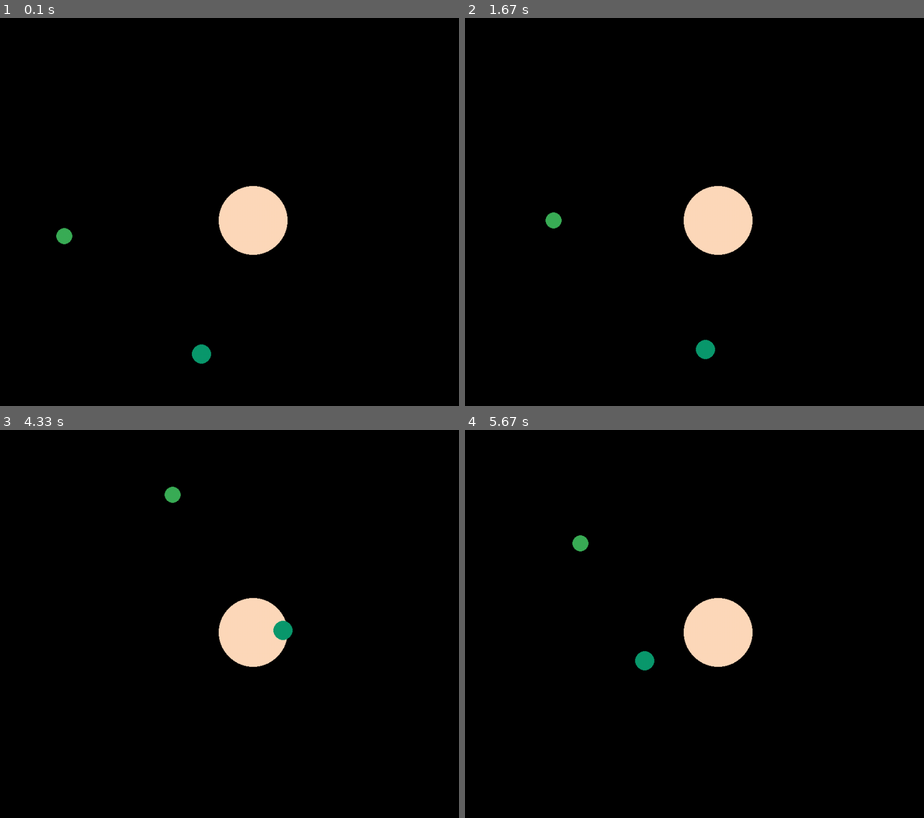
Above: before the commit, frames 1-4 (two rows, left to right).
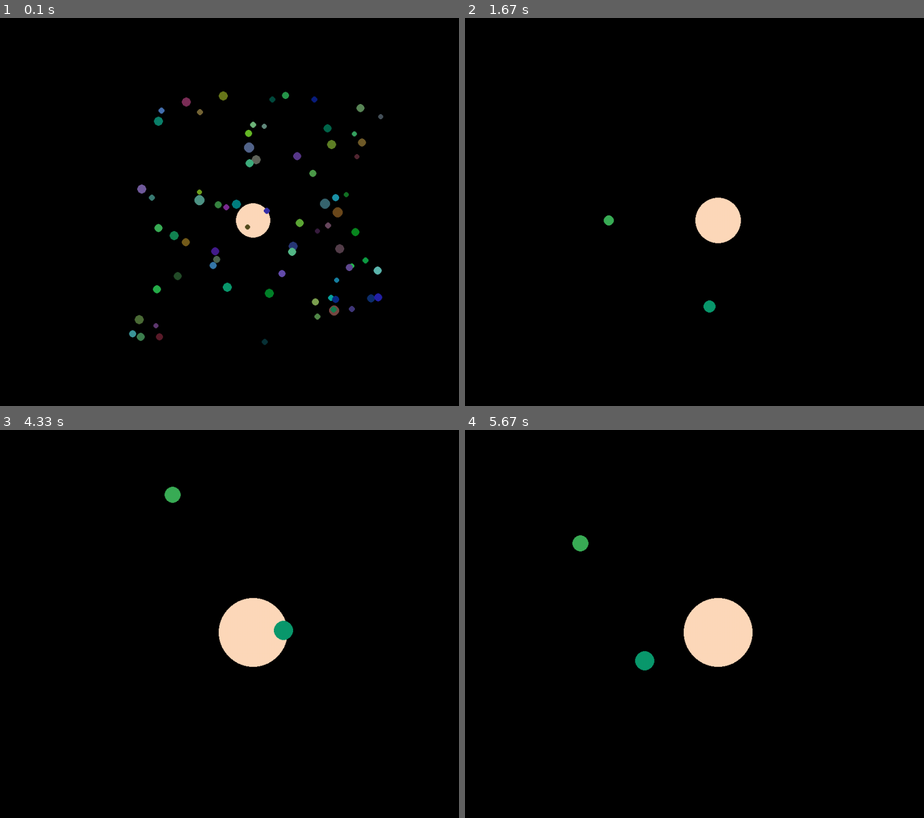
Above: after the commit, the same moments.

Repository: JacobHutch/Sketches
Game: pygame game, started from 2020-09-15-ProceduralSpace/Main.py
Same seed, same stepped clock (60 frames per second), same inputs: the game is played once before the commit and once after it.
Inputs:
- Up to frame 1 (0.1 s): no input
- Up to frame 2 (1.67 s): tap I at 0.33 s
- Up to frame 3 (4.33 s): tap I at 1.67, 2.07, 2.37, 2.57 s
- Up to frame 4 (5.67 s): no input

The runs differ from the first frame. In frame 1, 3.7% of the frame differs, in the area x 12-84%, y 18-90%; in frame 2, 1.6%; in frame 3, less than 0.1%; in frame 4, nothing differs.

Commit message:
Added chess - looks pretty, does nothing (yet)

Diff:
--- a/2020-09-15-ProceduralSpace/Main.py
+++ b/2020-09-15-ProceduralSpace/Main.py
@@ -12,9 +12,9 @@
 
         self.__xdis = winSize[0]//2
         self.__ydis = winSize[1]//2
-        self.__zoomScale = 1
+        self.__zoomScale = 0.5
         self.__zoomStep = 1.1
-        self.__system = System(1,3)
+        self.__system = System(50,90)
 
         pygame.init()
         self.window = pygame.display.set_mode(winSize)
--- a/2020-09-15-ProceduralSpace/Planet.py
+++ b/2020-09-15-ProceduralSpace/Planet.py
@@ -7,7 +7,7 @@
 		self.colorGen()
 
 	def dataGen(self):
-		self._mass = random.randint(10,20)
+		self._mass = random.uniform(10,20)
 		self._radius = random.randint(10,20)
 		self._position = [random.randint(-500,500),random.randint(-500,500)]
 		self._velocity = [random.uniform(0,1),random.uniform(0,1)]
--- a/2020-09-15-ProceduralSpace/System.py
+++ b/2020-09-15-ProceduralSpace/System.py
@@ -46,13 +46,13 @@
 		acceleration = [0,0]
 		for b in range(1,len(self.__bodies)):
 			bData = self.__bodies[b].getData()
-			for p in range(len(self.__bodies)):
-				if p != b:
-					pData = self.__bodies[p].getData()
-					distanceSqrd = ((bData[2][0] - pData[2][0]) ** 2) + ((bData[2][1] - pData[2][1]) ** 2)
-					direction = math.atan2((bData[2][1] - pData[2][1]), (bData[2][0] - pData[2][0]))
-					acceleration[0] += (math.cos(direction) * -self.__gravityConstant * pData[0] / distanceSqrd)
-					acceleration[1] += (math.sin(direction) * -self.__gravityConstant * pData[0] / distanceSqrd)
+			'''for p in range(len(self.__bodies)):
+				if p != b:'''
+			pData = self.__bodies[0].getData()
+			distanceSqrd = ((bData[2][0] - pData[2][0]) ** 2) + ((bData[2][1] - pData[2][1]) ** 2)
+			direction = math.atan2((bData[2][1] - pData[2][1]), (bData[2][0] - pData[2][0]))
+			acceleration[0] += (math.cos(direction) * -self.__gravityConstant * pData[0] / distanceSqrd)
+			acceleration[1] += (math.sin(direction) * -self.__gravityConstant * pData[0] / distanceSqrd)
 			self.__bodies[b].updatePos(acceleration)
 
 s = System(0,10)
--- /dev/null
+++ b/2021-02-24-Chess/Images.py
@@ -0,0 +1,34 @@
+import pygame
+
+class Images:
+    def __init__(self,surface):
+        self.surface = surface
+        self.imagesPrime = {}
+        self.imagesPrime["wp"] = pygame.image.load("Icons/wp.png")
+        self.imagesPrime["wr"] = pygame.image.load("Icons/wr.png")
+        self.imagesPrime["wh"] = pygame.image.load("Icons/wh.png")
+        self.imagesPrime["wb"] = pygame.image.load("Icons/wb.png")
+        self.imagesPrime["wq"] = pygame.image.load("Icons/wq.png")
+        self.imagesPrime["wk"] = pygame.image.load("Icons/wk.png")
+        self.imagesPrime["bp"] = pygame.image.load("Icons/bp.png")
+        self.imagesPrime["br"] = pygame.image.load("Icons/br.png")
+        self.imagesPrime["bh"] = pygame.image.load("Icons/bh.png")
+        self.imagesPrime["bb"] = pygame.image.load("Icons/bb.png")
+        self.imagesPrime["bq"] = pygame.image.load("Icons/bq.png")
+        self.imagesPrime["bk"] = pygame.image.load("Icons/bk.png")
+
+
+
+    def updateSize(self,squareSize,xOff,yOff):
+        self.images = self.imagesPrime.copy()
+        self.squareSize = squareSize
+        self.xOffset = xOff
+        self.yOffset = yOff
+        for i in self.images:
+            self.images[i] = pygame.transform.scale(self.images[i], (self.squareSize,self.squareSize))
+
+
+
+    def blit(self,coordinates):
+        for c in coordinates:
+            self.surface.blit(self.images[c[0]], ((c[1] * self.squareSize) + self.xOffset, (c[2] * self.squareSize) + self.yOffset))
--- /dev/null
+++ b/2021-02-24-Chess/Main.py
@@ -0,0 +1,123 @@
+import pygame, math
+from Images import Images
+from Pieces import Piece, Board
+
+class App:
+    def __init__(self,name="Pygame App",winSize=(500,500),tick=60):
+        self.running = True
+        self.clock = pygame.time.Clock()
+        self.tick = tick
+
+        self.colorModifier = ""
+        self.colors = {}
+        self.colors["bgColor"] = (64,64,128)
+        self.colors["white"] = (255,230,180)
+        self.colors["black"] = (32,32,32)
+        self.colors["h-mouse"] = (255,255,255,0.4)
+        self.colors["h-move"] = (255,255,0,0.5)
+        self.colors["h-attack"] = (255,0,0,0.75)
+        self.compositeColors()
+
+        self.lastX = 0
+        self.lastY = 0
+
+        self.board = Board()
+
+        pygame.init()
+        self.window = pygame.display.set_mode(winSize, pygame.RESIZABLE)
+        pygame.display.set_caption(name)
+        self.images = Images(self.window)
+        self.resize(winSize)
+        self.mainloop()
+
+
+
+    def compositeColors(self):
+        wr,wg,wb = self.colors["white"]
+        br,bg,bb = self.colors["black"]
+        newColors = []
+        for c in self.colors:
+            if c[0:2] == "h-":
+                r,g,b,a = self.colors[c]
+                r = round((wr * (1 - a)) + (r * a))
+                g = round((wg * (1 - a)) + (g * a))
+                b = round((wb * (1 - a)) + (b * a))
+                newColors.append(["white"+c[2:], (r,g,b)])
+
+                r,g,b,a = self.colors[c]
+                r = round((br * (1 - a)) + (r * a))
+                g = round((bg * (1 - a)) + (g * a))
+                b = round((bb * (1 - a)) + (b * a))
+                newColors.append(["black"+c[2:], (r,g,b)])
+        for c in newColors:
+            self.colors[c[0]] = c[1]
+
+
+
+    def resize(self,winSize):
+        self.padding = int(math.log(min(winSize),2))
+        self.squareSize = (min(winSize) - self.padding) // 8
+        self.xOffset = (winSize[0] - (self.squareSize * 8)) // 2
+        self.yOffset = (winSize[1] - (self.squareSize * 8)) // 2
+        self.images.updateSize(self.squareSize,self.xOffset,self.yOffset)
+
+
+
+    def display(self):
+        self.window.fill(self.colors["bgColor"])
+        for x in range(8):
+            for y in range(8):
+                rect = ((x * self.squareSize) + self.xOffset, (y * self.squareSize) + self.yOffset,
+                    self.squareSize, self.squareSize)
+                pygame.draw.rect(self.window,self.colors[self.board.colors[x][y]],rect)
+        self.images.blit(self.board.blit())
+
+
+
+    def mainloop(self):
+        while self.running:
+            #keyboard processing
+            keys = pygame.key.get_pressed()
+            if keys[pygame.K_q]:
+                pygame.event.post(pygame.event.Event(pygame.QUIT))
+
+            #event processing
+            for event in pygame.event.get():
+                if event.type == pygame.QUIT:
+                    pygame.quit()
+                    self.running = False
+                    break
+
+                if event.type == pygame.MOUSEBUTTONDOWN:
+                    x,y = event.pos
+                    print((x - self.xOffset) // self.squareSize, (y - self.yOffset) // self.squareSize)
+
+                if event.type == pygame.VIDEORESIZE:
+                    self.resize(self.window.get_size())
+
+            if not self.running:
+                break
+
+            x,y = pygame.mouse.get_pos()
+            x = (x - self.xOffset) // self.squareSize
+            y = (y - self.yOffset) // self.squareSize
+            if (x >= 0) and (x <= 7) and (y >= 0) and (y <= 7):
+                self.board.colors[self.lastX][self.lastY] = self.board.colors[self.lastX][self.lastY][0:5]
+                self.board.colors[x][y] += "mouse"
+                self.lastX = x
+                self.lastY = y
+            else:
+                self.board.colors[self.lastX][self.lastY] = self.board.colors[self.lastX][self.lastY][0:5]
+
+            self.display()
+            pygame.display.flip()
+            pygame.event.pump()
+            self.clock.tick(self.tick)
+
+
+
+
+
+kwargs = {"name":"Chess","winSize":(1000,800),"tick":60}
+
+p = App(**kwargs)
--- /dev/null
+++ b/2021-02-24-Chess/Pieces.py
@@ -0,0 +1,48 @@
+class Piece:
+    def __init__(self,grid,id):
+        self.grid = grid
+        self.id = id
+        self.type = id[:-1]
+
+    def __str__(self):
+        return self.id
+
+class Board:
+    def __init__(self):
+        self.colors = [[("white" if (x + y) % 2 == 0 else "black") for y in range(8)] for x in range(8)]
+        self.grid = [[None for y in range(8)] for x in range(8)]
+
+        for i in range(8):
+            self.grid[i][1] = Piece(self.grid, "wp" + str(i+1))
+            self.grid[i][6] = Piece(self.grid, "bp" + str(i+1))
+
+        for i in range(2):
+            self.grid[i * 7][0] = Piece(self.grid, "wr" + str(i+1))
+            self.grid[(i * 5) + 1][0] = Piece(self.grid, "wh" + str(i+1))
+            self.grid[(i * 3) + 2][0] = Piece(self.grid, "wb" + str(i+1))
+            self.grid[i * 7][7] = Piece(self.grid, "br" + str(i+1))
+            self.grid[(i * 5) + 1][7] = Piece(self.grid, "bh" + str(i+1))
+            self.grid[(i * 3) + 2][7] = Piece(self.grid, "bb" + str(i+1))
+
+        self.grid[4][0] = Piece(self.grid, "wq1")
+        self.grid[3][0] = Piece(self.grid, "wk1")
+        self.grid[4][7] = Piece(self.grid, "bq1")
+        self.grid[3][7] = Piece(self.grid, "bk1")
+
+        #Captured pieces, white then black
+        self.grid.append([[],[]])
+
+
+
+    def movePiece(self):
+        pass
+
+
+
+    def blit(self):
+        ret = []
+        for x in range(8):
+            for y in range(8):
+                if self.grid[x][y]:
+                    ret.append([self.grid[x][y].type,x,y])
+        return ret
Binary file added: 2021-02-24-Chess/Icons/bb.png
Binary file added: 2021-02-24-Chess/Icons/bh.png
Binary file added: 2021-02-24-Chess/Icons/bk.png
Binary file added: 2021-02-24-Chess/Icons/bp.png
Binary file added: 2021-02-24-Chess/Icons/bq.png
Binary file added: 2021-02-24-Chess/Icons/br.png
Binary file added: 2021-02-24-Chess/Icons/wb.png
Binary file added: 2021-02-24-Chess/Icons/wh.png
Binary file added: 2021-02-24-Chess/Icons/wk.png
Binary file added: 2021-02-24-Chess/Icons/wp.png
Binary file added: 2021-02-24-Chess/Icons/wq.png
Binary file added: 2021-02-24-Chess/Icons/wr.png
